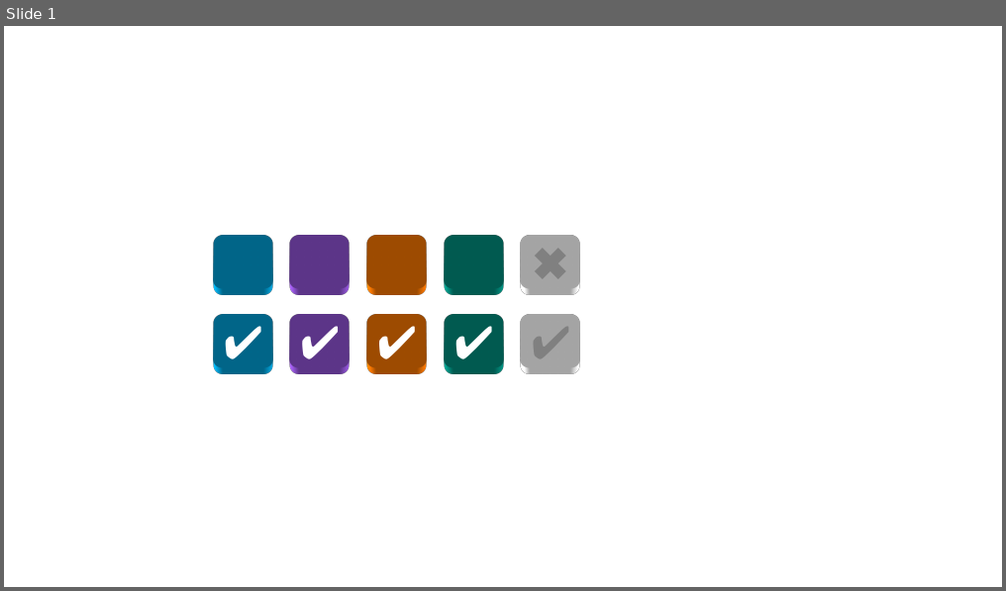
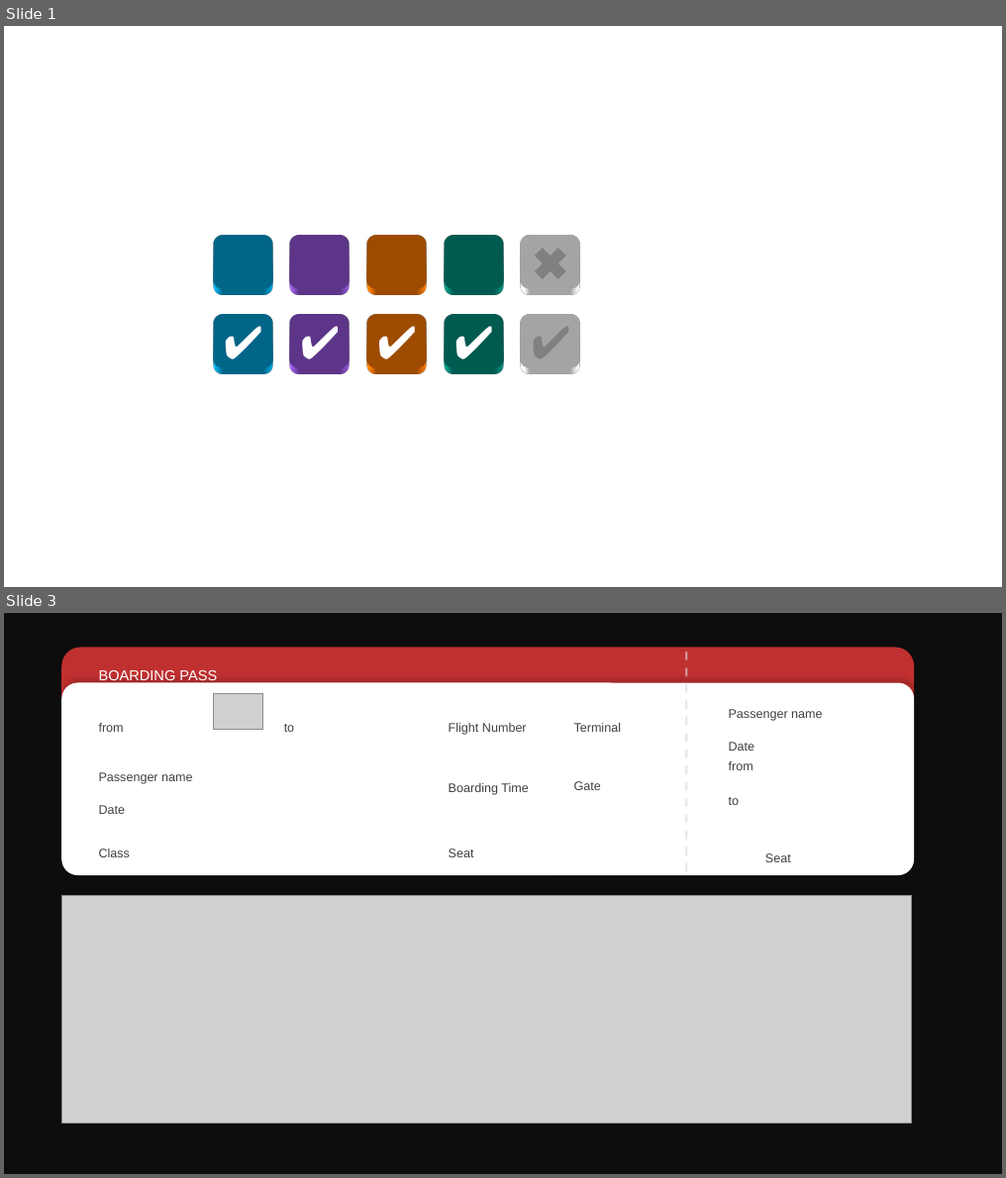
Before and after one commit to JerryZhangZZY/EBU6304-2021-Software-Engineering-Group-111, a slide deck: kiosk/icons/reserve/seatIcons.pptx. Shown one above the other, each under a label of ours: slide 1 before the commit, slides 1 and 3 after it; the slides between them are not shown. The pictures are 1006x591 and 1006x1178 pixels, drawn with LibreOffice and Linux fonts; fonts in the diff are those of the drawing; grey boxes stand for pictures. Boxes give left, top, right and bottom in pixels: in the first picture for what was removed or moved away, otherwise in the second. Text is boxed around its words. In the diff, an @@ line names an element or a change of style, - is before the commit and + after.

Commit message:
#79 design boarding pass background.

```diff
--- a/kiosk/icons/reserve/seatIcons.pptx
+++ b/kiosk/icons/reserve/seatIcons.pptx
@@ slide 3 added at (x1=4, y1=613, x2=1002, y2=1174), background #0D0D0D @@
@@ group added at (x1=61, y1=646, x2=915, y2=875): 16 texts, 2 rounded rectangles, 1 line, 1 picture @@
+BOARDING PASS
+from
+to
+Passenger name
+Date
+Class
+Flight Number
+Boarding Time
+Seat
+Terminal
+Gate
+Passenger name
+Date
+from
+to
+Seat
@@ picture added at (x1=61, y1=896, x2=912, y2=1124) @@
```
Also in this commit, not shown: 1 other slide added, 1 other file.
